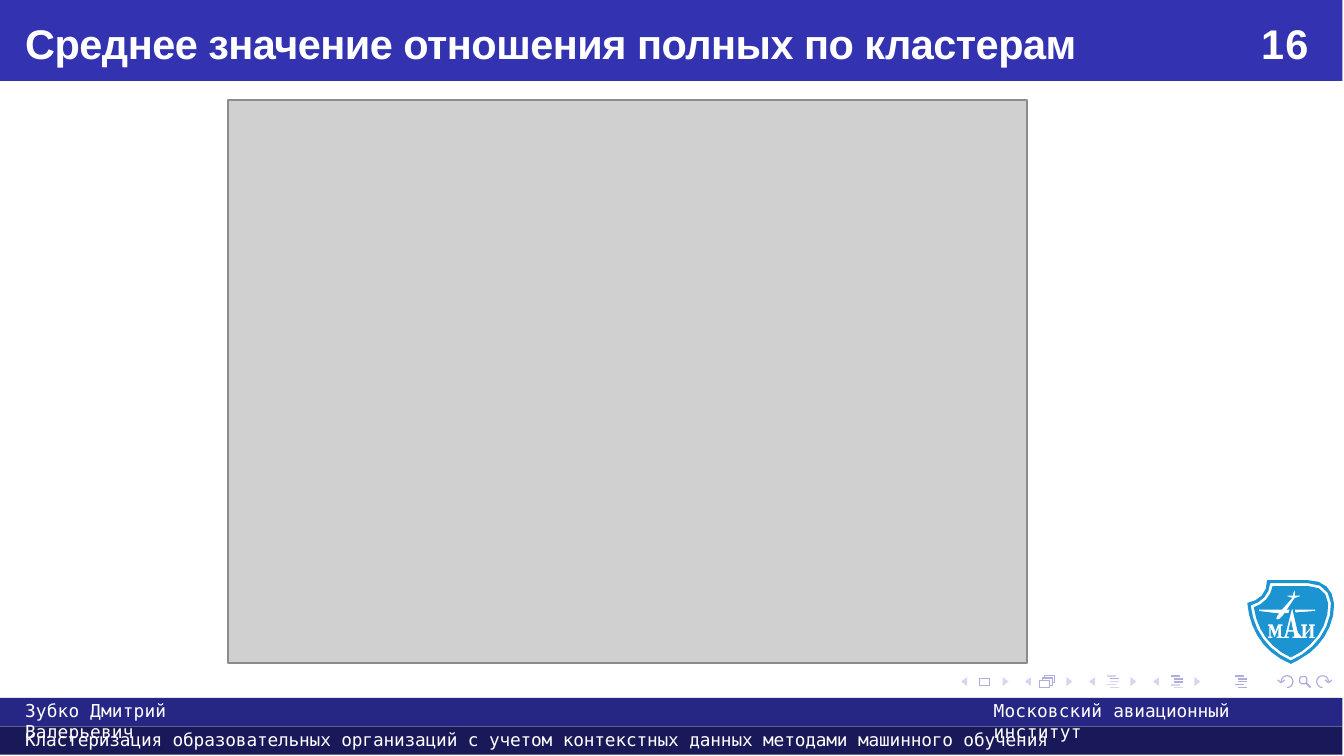
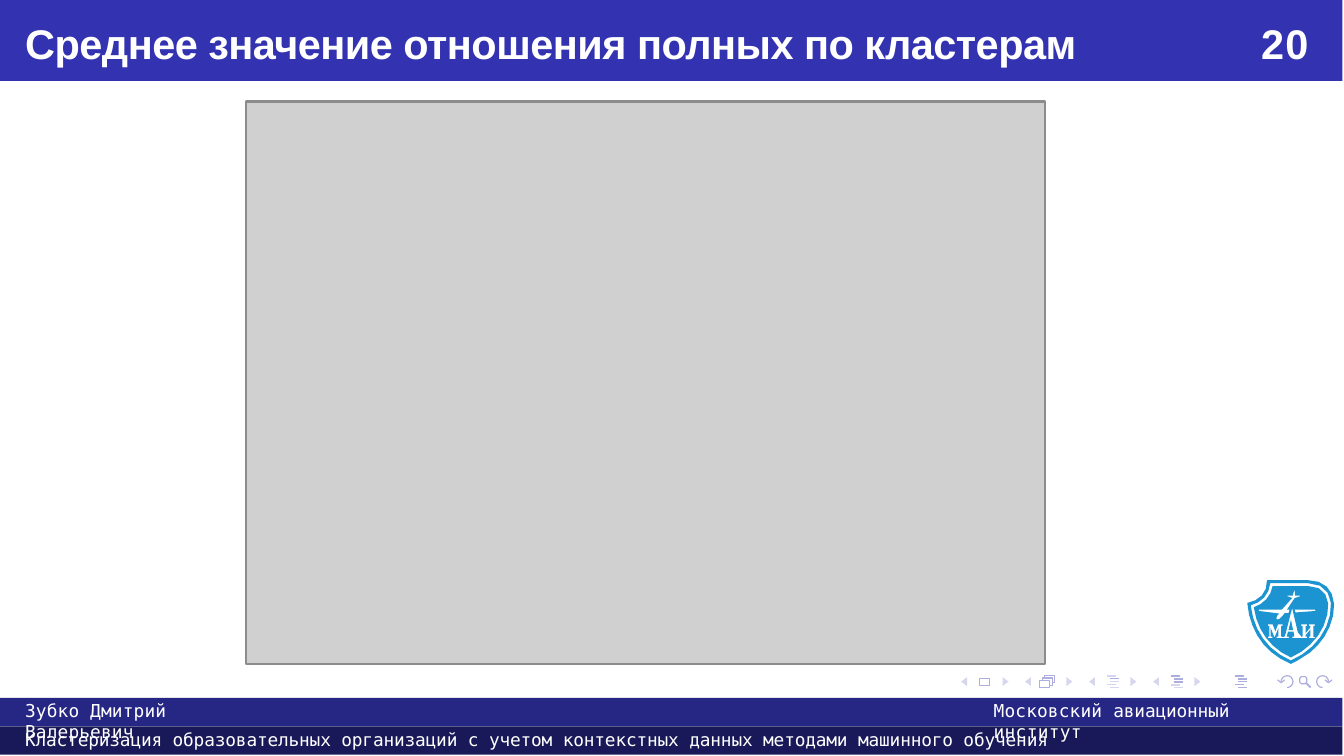
Before and after one commit to usernameMAI/diploma, a slide deck: slide 20 of Презентация.pptx (slide 16 before the commit). Drawn at 1344x756 pixels with LibreOffice and Linux fonts; fonts in the diff are those of the drawing; grey boxes stand for pictures. Boxes give left, top, right and bottom in pixels: in the first picture for what was removed or moved away, otherwise in the second. Text is boxed around its words. In the diff, an @@ line names an element or a change of style, - is before the commit and + after.

```diff
--- a/Презентация.pptx
+++ b/Презентация.pptx
@@ text at bbox=[1261, 30, 1308, 60]: text changed @@
-16
+20
@@ picture: place and size @@
-picture at bbox=[228, 100, 1027, 662]
+picture at bbox=[245, 102, 1044, 665]
```
Also in this commit, not shown: 19 other slides changed, 4 slides added, 2 other files.
